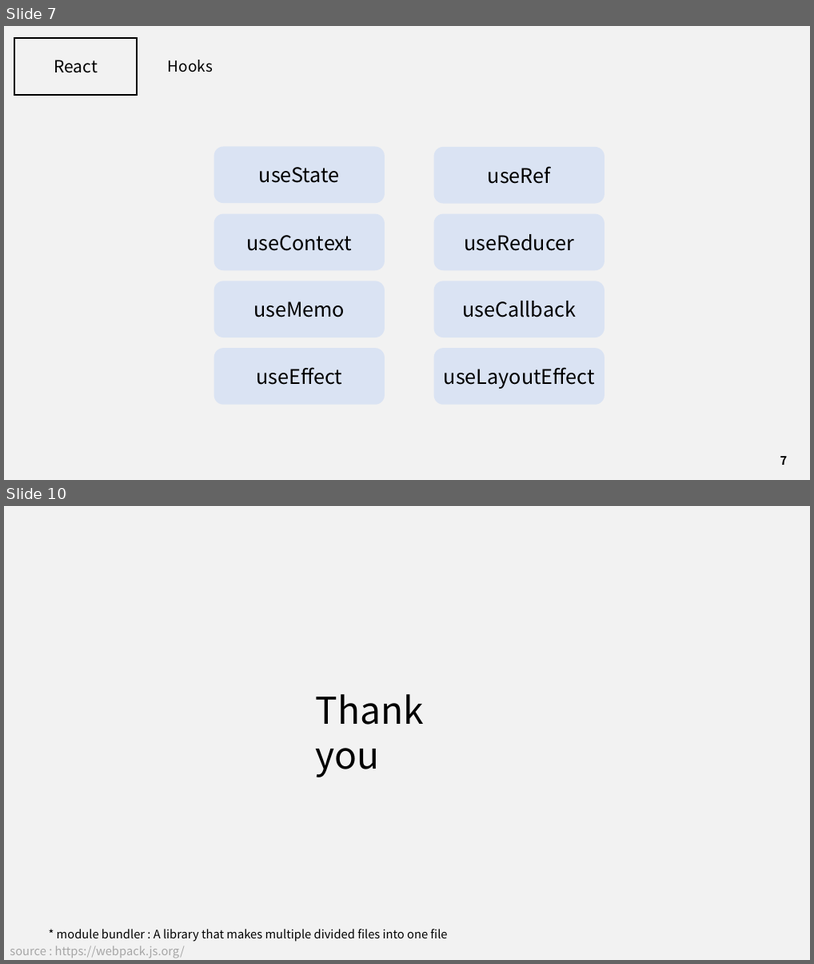
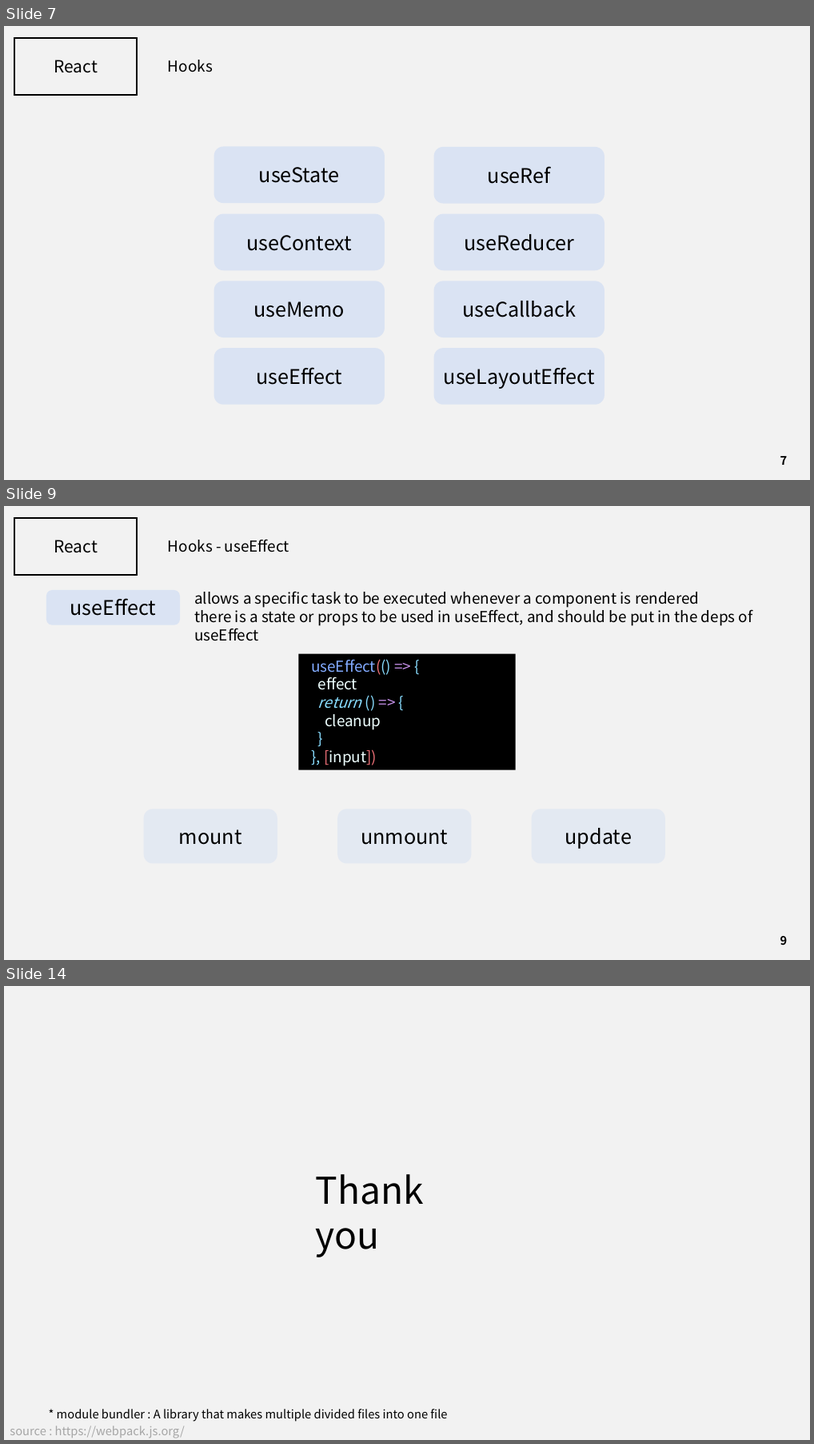
Before and after one commit to J3SUNG/Seminar, a slide deck: 210215_React_2.pptx. Shown one above the other, each under a label of ours: slides 7 and 10 before the commit, slides 7, 9 and 14 after it; the slides between them are not shown. The pictures are 814x964 and 814x1444 pixels, drawn with LibreOffice and Linux fonts; fonts in the diff are those of the drawing. Boxes give left, top, right and bottom in pixels: in the first picture for what was removed or moved away, otherwise in the second. Text is boxed around its words. In the diff, an @@ line names an element or a change of style, - is before the commit and + after.

```diff
--- a/210215_React_2.pptx
+++ b/210215_React_2.pptx
@@ slide 9 added at [4, 506, 810, 960], background #F2F2F2 @@
@@ rectangle added at [14, 518, 137, 574], outline #000000 2 pt @@
@@ text added at [54, 540, 98, 553], 20 pt, text #000000 @@
+React
@@ text added at [168, 539, 290, 552], 18 pt, text #000000 @@
+Hooks - useEffect
@@ rounded rectangle added at [46, 590, 180, 625], fill #DAE3F3, 24 pt, text #000000 @@
+useEffect
@@ text added at [194, 591, 754, 626], 18 pt, text #000000 @@
+allows a specific task to be executed whenever a component is rendered
+there is a state or props to be used in useEffect, and should be put in the deps of useEffect
@@ rectangle added at [298, 654, 516, 770], fill #000000, 18 pt, text #EEFFFF @@
+useEffect(() => {
+effect
+return () => {
+cleanup
+}
+}, [input])
@@ rounded rectangle added at [144, 808, 278, 863], fill #DAE3F3 at 60% opacity, 24 pt, text #000000 @@
+mount
@@ rounded rectangle added at [338, 808, 472, 863], fill #DAE3F3 at 60% opacity, 24 pt, text #000000 @@
+unmount
@@ rounded rectangle added at [532, 808, 666, 863], fill #DAE3F3 at 60% opacity, 24 pt, text #000000 @@
+update
@@ page number added at [781, 936, 788, 944], 14 pt, text #000000, bold @@
+9
@@ what was slide 10 is now slide 14 @@
```
Also in this commit, not shown: 2 slides changed, 3 other slides added, 2 other files.
